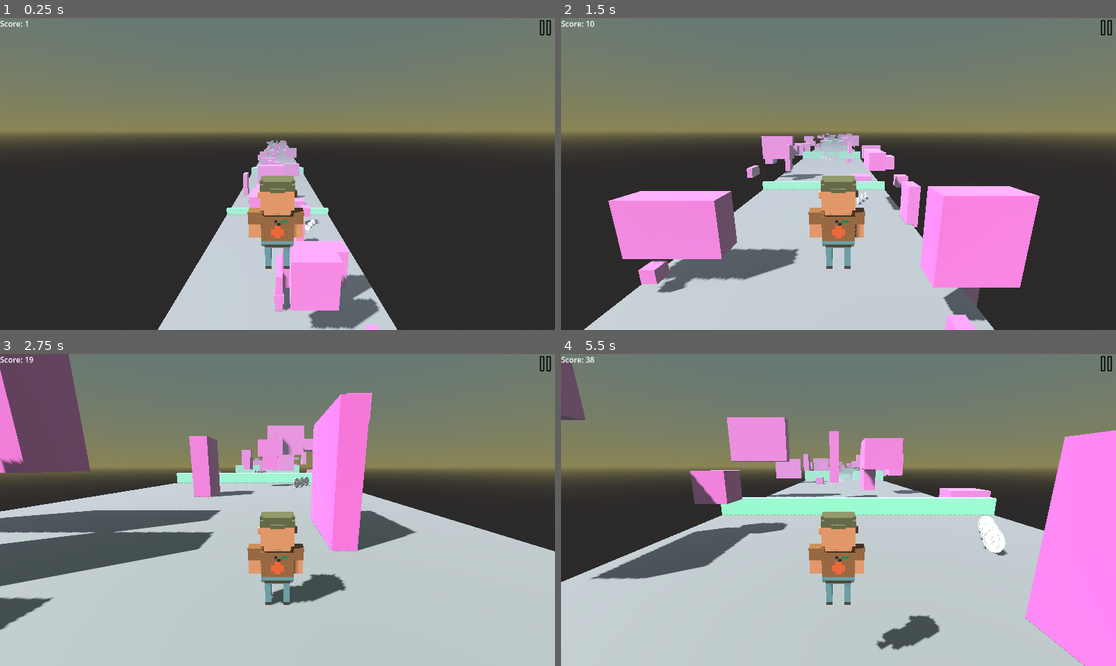
Above: before the commit, frames 1-4 (two rows, left to right).
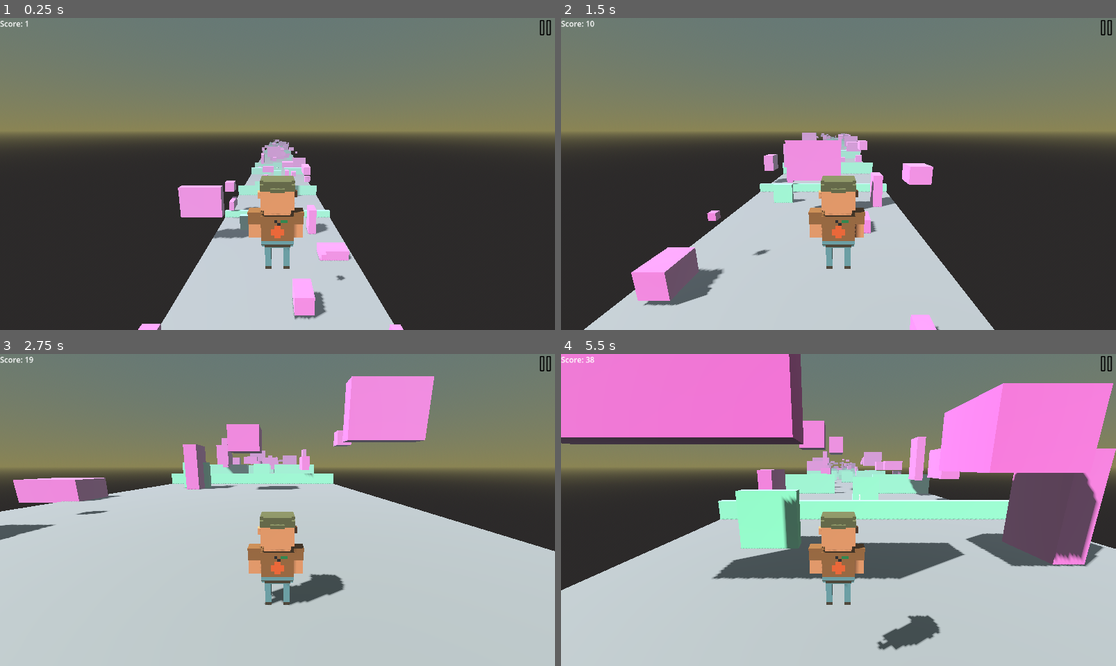
Above: after the commit, the same moments.

Repository: g-h-o-s-t-studio/across-the-roads
Game: Godot game, scene res://scenes/main.tscn
The game is run twice, just before and just after one commit, with the same random seed, the same clock (stepped at 60 frames per second) and the same inputs.
Inputs:
- Up to frame 1 (0.25 s): no input
- Up to frame 2 (1.5 s): tap Enter (ui_accept) at 0.5, 0.77 s; hold Right (ui_right) 0.53-1.28 s; hold Left (ui_left) from 1.28 s (still down)
- Up to frame 3 (2.75 s): tap Enter (ui_accept) at 1.52 s; release Left (ui_left) at 2.03 s; hold Right (ui_right) from 2.03 s (still down)
- Up to frame 4 (5.5 s): tap Enter (ui_accept) at 3.02, 3.77, 4.52 s; release Right (ui_right) at 3.53 s; hold Left (ui_left) from 3.53 s (still down)

The runs differ from the first frame. In frame 1, 6.2% of the frame differs, in the area x 24-73%, y 38-100%; in frame 2, 18%; in frame 3, 24%; in frame 4, 44%, in the area x 0-100%, y 0-100%.

Commit message:
scripts fixes

Diff:
--- a/scenes/items/coin/coin.tscn
+++ b/scenes/items/coin/coin.tscn
@@ -28,13 +28,13 @@
 }
 
 [sub_resource type="BoxShape3D" id="BoxShape3D_kixds"]
-size = Vector3(2, 2, 0.3)
+size = Vector3(2, 2, 0.2)
 
 [node name="Coin" type="AnimatableBody3D"]
 script = ExtResource("1_lttv8")
 
 [node name="GoldenCoin" type="MeshInstance3D" parent="."]
-transform = Transform3D(0.4, 0, 0, 0, 0.4, 0, 0, 0, 0.4, 0, 0, 0.09)
+transform = Transform3D(0.4, 0, 0, 0, 0.4, 0, 0, 0, 0.4, 0, 0, 0.1)
 mesh = ExtResource("1_3nl8x")
 
 [node name="AnimationPlayer" type="AnimationPlayer" parent="."]
--- a/scripts/obstacles/cube.gd
+++ b/scripts/obstacles/cube.gd
@@ -12,13 +12,11 @@
 			var new_size := randf_range(0.7, 3)
 			scale = Vector3(new_size, new_size, new_size)
 		1:
-			scale = Vector3(
-				randf_range(1.3, 6.7), randf_range(1.3, 3.5), randf_range(1.5, 4.5)
-			)
+			scale = Vector3(randf_range(1.3, 6.7), randf_range(1.3, 3.5),
+				randf_range(1.5, 4.5))
 		_:
-			scale = Vector3(
-				randf_range(3, 10.5), randf_range(2.5, 8.7), randf_range(1, 3.2)
-			)
+			scale = Vector3(randf_range(3, 10.5), randf_range(2.5, 8.7),
+				randf_range(1, 3.2))
 
 
 func _process(delta: float) -> void:
--- a/scripts/tile.gd
+++ b/scripts/tile.gd
@@ -14,8 +14,8 @@
 
 @onready var rc := $RayCast as RayCast3D
 @onready var mesh_size := (($Mesh as MeshInstance3D).mesh as BoxMesh).size
-@onready var x := int(mesh_size.x / 2 - 7)
-@onready var z := int(mesh_size.z / 2 - 7)
+@onready var x := int(mesh_size.x / 2 - 3)
+@onready var z := int(mesh_size.z / 2 - 3)
 
 
 func _ready() -> void:
@@ -28,7 +28,7 @@
 
 func spawn_staic_obstacles() -> void:
 	var previous_z := {}
-	for i: int in randi_range(1, 5):
+	for i: int in randi_range(1, 7):
 		var spawn_z := _find_z_for_wall_spawn(previous_z)
 		if spawn_z == -1:
 			continue
@@ -52,25 +52,42 @@
 					Vector3(1, scale_y, 1))
 
 
-# рейкастом проверять, не врезаемся ли мы в объект
 func spawn_coins() -> void:
+	if not randi() % 4:
+		return
+
+	var amount_coins := randi() % 3 * 2 + 3
+	var dist := COINS_DISTANCE * amount_coins
 	var start_pos := Vector3(randf_range(-x, x), 0, randf_range(-z, z))
-	var angle := -PI / 6 if randi() % 2 else PI / 6  # -45 or 45 degrees
-	var direction := bool(randi() % 2)
-	#if _is_colliding()
-	for i: int in randi_range(0, 2) * 2 + 3:
-		var offset := COINS_DISTANCE * i
-		var new_pos := start_pos + (
-			Vector3(offset * sin(angle), 0, offset * cos(angle))
-			if direction else Vector3(0, 0, offset)
-		)
-		if absi(new_pos.x) > x or absi(new_pos.z) > z:
-			continue
+	for i: int in randi() % 3:
+		if randi() % 2:
+			var angle := -PI / 6 if randi() % 2 else PI / 6
+			var sin_angle := sin(angle)
+			var cos_angle := cos(angle)
+			var target_pos := Vector3(dist * sin_angle + MIN_WALLS_DISTANCE, 0,
+				dist * cos_angle + MIN_WALLS_DISTANCE)
 
-		var coin := CoinScene.instantiate() as Coin
-		coin.position = new_pos
-		add_child(coin)
+			while _is_colliding(start_pos, target_pos):
+				start_pos = Vector3(randf_range(-x, x), 0, randf_range(-z, z))
 
+			while dist:
+				var coin := CoinScene.instantiate() as Coin
+				coin.position = Vector3(dist * sin_angle, 0, dist * cos_angle)
+				add_child(coin)
+				dist -= COINS_DISTANCE
+		else:
+			var target_pos := Vector3(0, 0, dist + MIN_WALLS_DISTANCE)
+			while _is_colliding(start_pos, target_pos):
+				start_pos = Vector3(randf_range(-x, x), 0, randf_range(-z, z))
+
+			while dist:
+				var coin := CoinScene.instantiate() as Coin
+				coin.position = Vector3(0, 0, dist)
+				add_child(coin)
+				dist -= COINS_DISTANCE
+
+#if absi(new_pos.x) > x or absi(new_pos.z) > z:
+			#continue
 
 # FIXME
 func spawn_triangles_and_platform() -> void:
Not shown, changed: todo.txt
